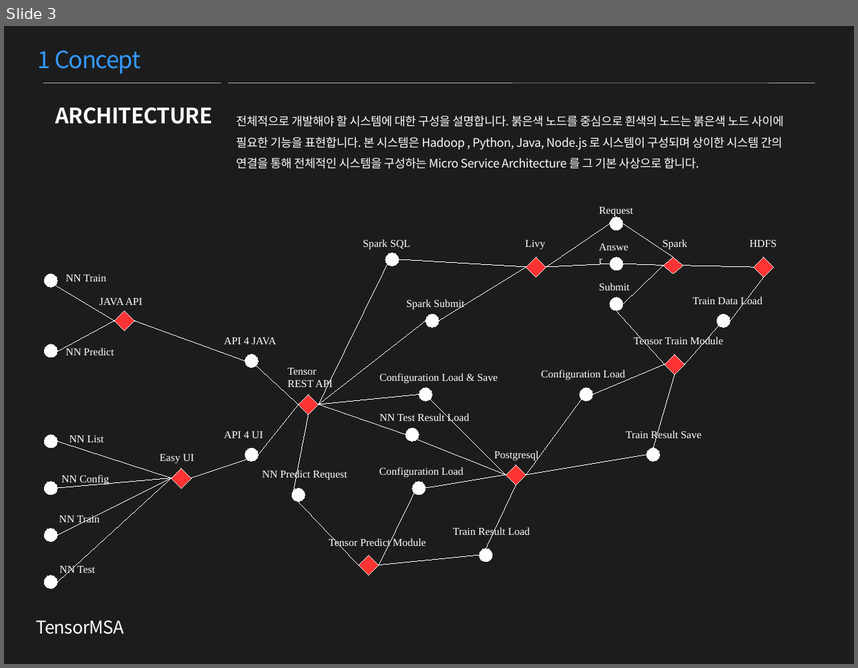
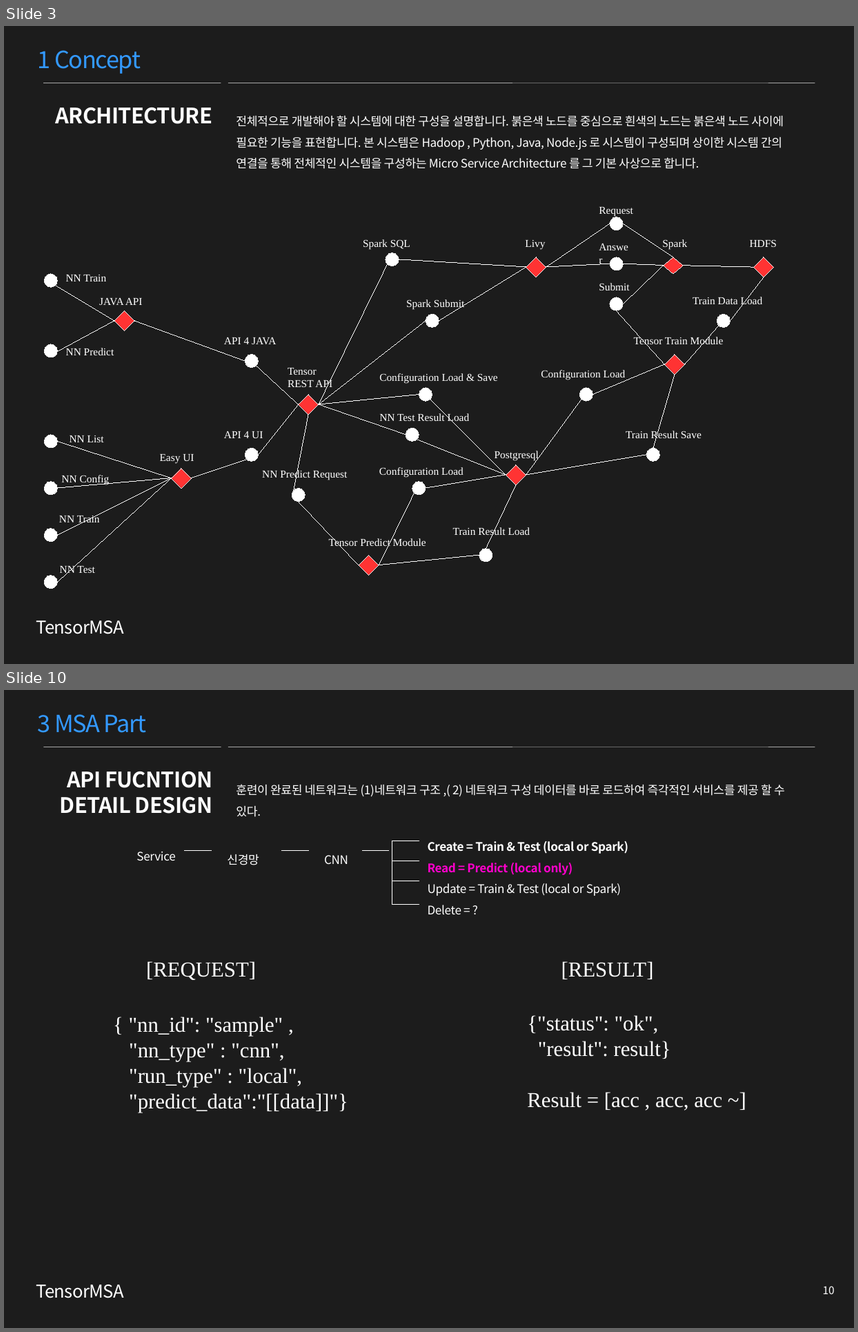
Before and after one commit to TensorMSA/tensormsa_old, a slide deck: TensorMSA.pptx. Shown one above the other, each under a label of ours: slide 3 before the commit, slides 3 and 10 after it; the slides between them are not shown. The pictures are 858x668 and 858x1332 pixels, drawn with LibreOffice and Linux fonts; fonts in the diff are those of the drawing. Boxes give left, top, right and bottom in pixels: in the first picture for what was removed or moved away, otherwise in the second. Text is boxed around its words. In the diff, an @@ line names an element or a change of style, - is before the commit and + after.

Commit message:
update project design contents

```diff
--- a/TensorMSA.pptx
+++ b/TensorMSA.pptx
@@ slide 10 added at (4,690,854,1328), background #1C1C1C @@
@@ text added at (38,714,147,733), 20 pt, text #3399FF @@
+3 MSA Part
@@ line added from (44, 747) to (221, 747), #F2F2F2 0.26 pt @@
@@ line added from (228, 747) to (815, 747), #F2F2F2 0.26 pt @@
@@ text added at (60,771,212,814), 18 pt, text #FFFFFF, bold @@
+API FUCNTION
+DETAIL DESIGN
@@ text added at (236,784,785,817), 10 pt, text #FFFFFF @@
+훈련이 완료된 네트워크는 (1)네트워크 구조 ,( 2) 네트워크 구성 데이터를 바로 로드하여 즉각적인 서비스를 제공 할 수 있다.
@@ text added at (136,851,175,860), 10 pt, text #FFFFFF @@
+Service
@@ line added from (212, 851) to (185, 851), #FFFFFF 0.75 pt @@
@@ text added at (227,854,259,865), 10 pt, text #FFFFFF @@
+신경망
@@ line added from (308, 851) to (282, 851), #FFFFFF 0.75 pt @@
@@ text added at (324,855,348,864), 10 pt, text #FFFFFF @@
+CNN
@@ line added from (389, 851) to (362, 851), #FFFFFF 0.75 pt @@
@@ line added from (419, 840) to (392, 840), #FFFFFF 0.75 pt @@
@@ line added from (392, 840) to (392, 904), #FFFFFF 0.75 pt @@
@@ text added at (428,841,628,914), 10 pt, text #FFFFFF, bold @@
+Create = Train & Test (local or Spark)
+Read = Predict (local only)
+Update = Train & Test (local or Spark)
+Delete = ?
@@ line added from (419, 861) to (392, 861), #FFFFFF 0.75 pt @@
@@ line added from (419, 881) to (392, 881), #FFFFFF 0.75 pt @@
@@ line added from (419, 904) to (392, 904), #FFFFFF 0.75 pt @@
@@ text added at (146,961,256,980), 18 pt, text #FFFFFF @@
+[REQUEST]
@@ text added at (562,961,654,979), 18 pt, text #FFFFFF @@
+[RESULT]
@@ text added at (129,1016,348,1112), 18 pt, text #FFFFFF @@
+{ "nn_id": "sample" ,
+"nn_type" : "cnn",
+"run_type" : "local",
+"predict_data":"[[data]]"}
@@ text added at (527,1015,722,1110), 18 pt, text #FFFFFF @@
+{"status": "ok",
+"result": result}
+Result = [acc , acc, acc ~]
@@ text added at (36,1284,125,1298), 15 pt, text #FFFFFF @@
+TensorMSA
@@ page number added at (823,1285,835,1294), 9 pt, text #FFFFFF @@
+10
```
Also in this commit, not shown: 7 slides changed, 10 other slides added, 7 slides removed.
